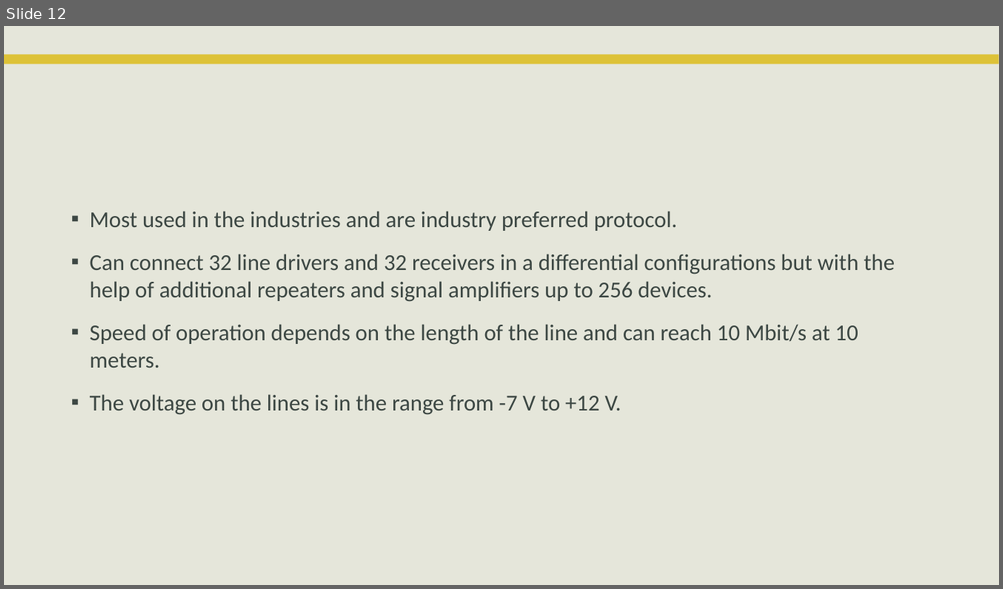
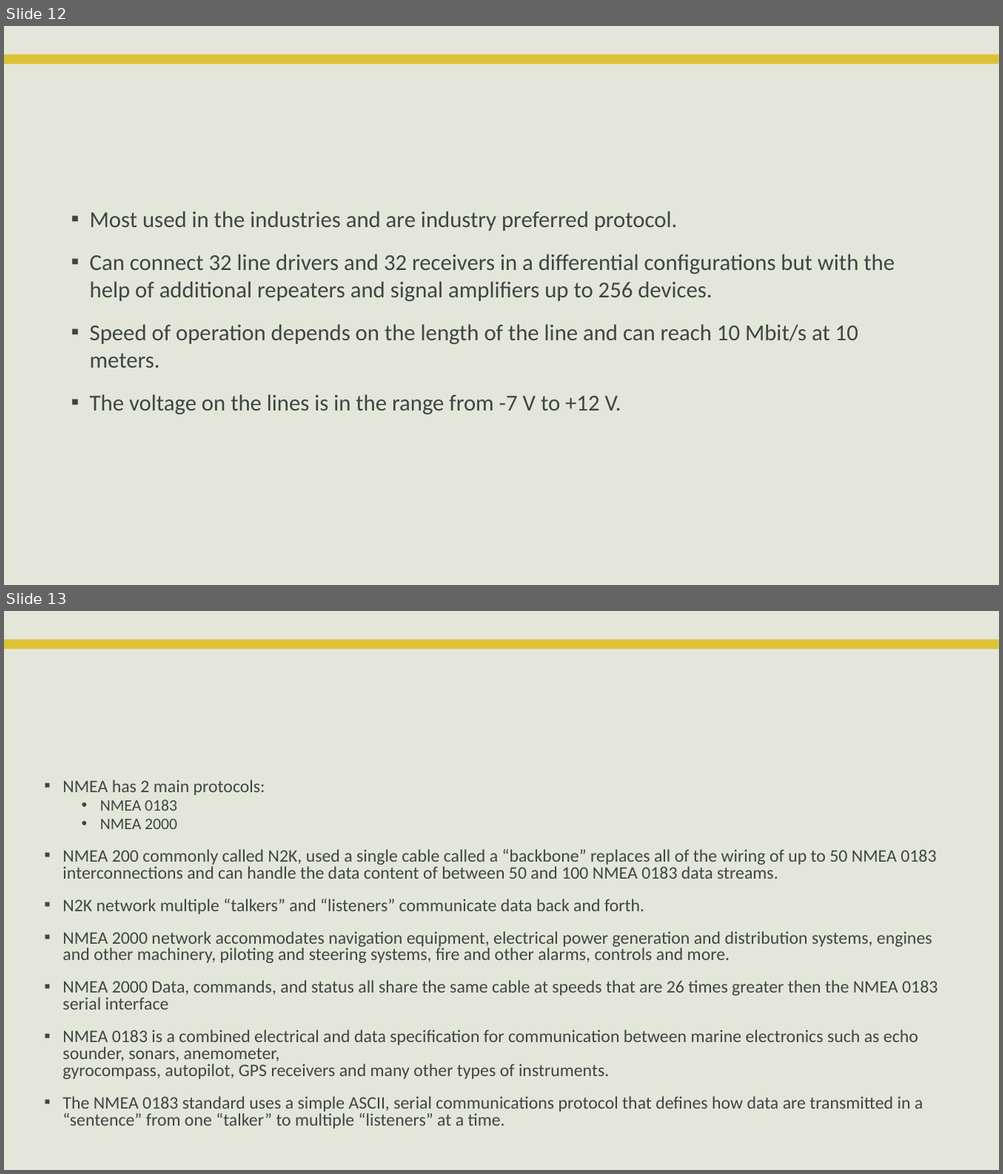
Before and after one commit to zabuza6119/Real-Time-System, a slide deck: Communication Protocol.pptx. Shown one above the other, each under a label of ours: slide 12 before the commit, slides 12 and 13 after it. The pictures are 1003x589 and 1003x1174 pixels, drawn with LibreOffice and Linux fonts; fonts in the diff are those of the drawing; background and template pictures are left out. Boxes give left, top, right and bottom in pixels: in the first picture for what was removed or moved away, otherwise in the second. Text is boxed around its words. In the diff, an @@ line names an element or a change of style, - is before the commit and + after.

```diff
--- a/Communication Protocol.pptx
+++ b/Communication Protocol.pptx
@@ slide 13 added at <box>4,611,999,1170</box>, background #E5E6DA; not listed: 1 template element that a slide beside it also shows @@
@@ title added at <box>62,780,620,1042</box>, 30 pt, text #E5E6DA, bold @@
+NMEA communication
@@ text added at <box>62,780,937,1129</box>, 17.1 pt, text #3C4743 @@
+▪ NMEA has 2 main protocols:
+  • NMEA 0183
+  • NMEA 2000
+▪ NMEA 200 commonly called N2K, used a single cable called a “backbone” replaces all of the wiring of up to 50 NMEA 0183 interconnections and can handle the data content of between 50 and 100 NMEA 0183 data streams.
+▪ N2K network multiple “talkers” and “listeners” communicate data back and forth.
+▪ NMEA 2000 network accommodates navigation equipment, electrical power generation and distribution systems, engines and other machinery, piloting and steering systems, fire and other alarms, controls and more.
+▪ NMEA 2000 Data, commands, and status all share the same cable at speeds that are 26 times greater then the NMEA 0183 serial interface
+▪ NMEA 0183 is a combined electrical and data specification for communication between marine electronics such as echo sounder, sonars, anemometer,
+  gyrocompass, autopilot, GPS receivers and many other types of instruments.
+▪ The NMEA 0183 standard uses a simple ASCII, serial communications protocol that defines how data are transmitted in a “sentence” from one “talker” to multiple “listeners” at a time.
```
Also in this commit, not shown: 1 slide changed.
